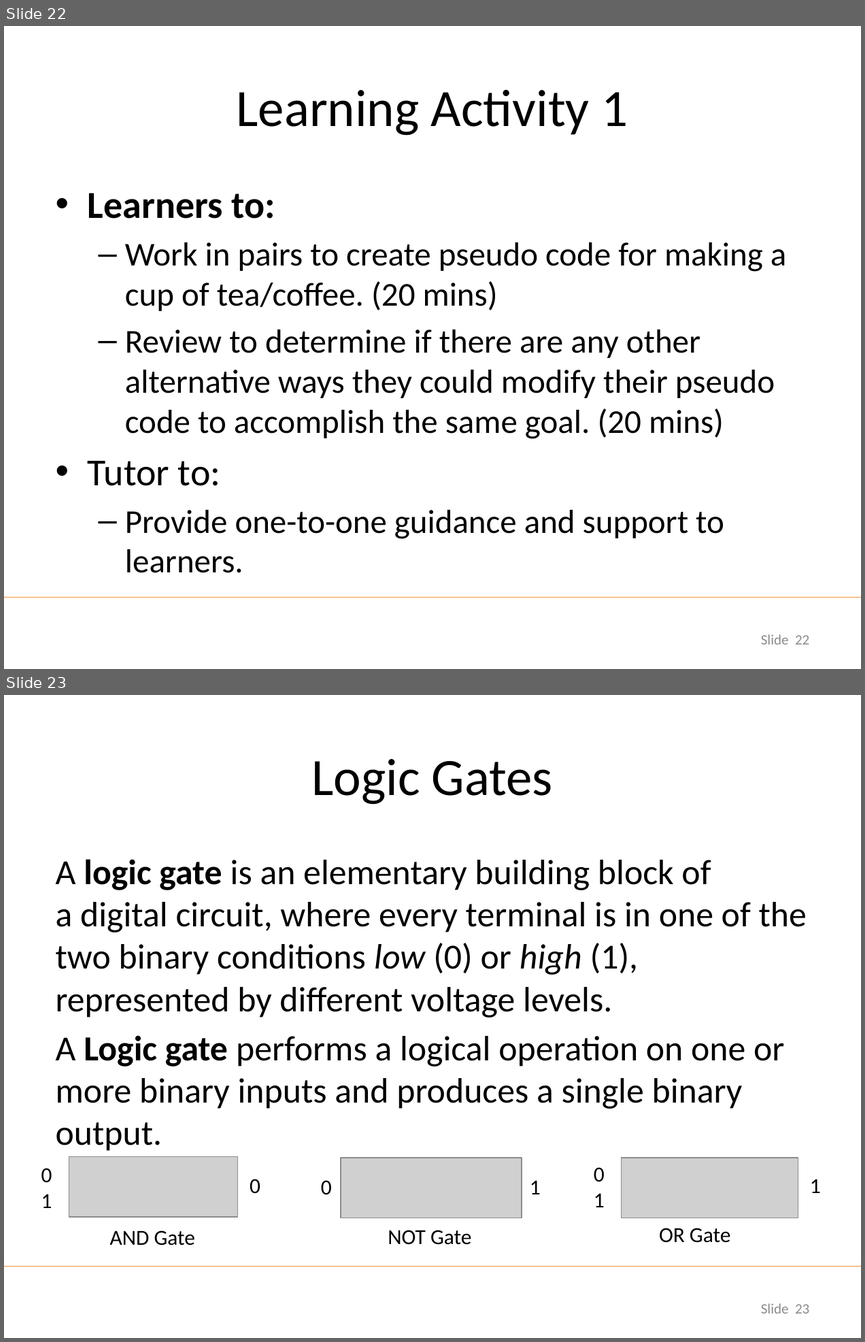
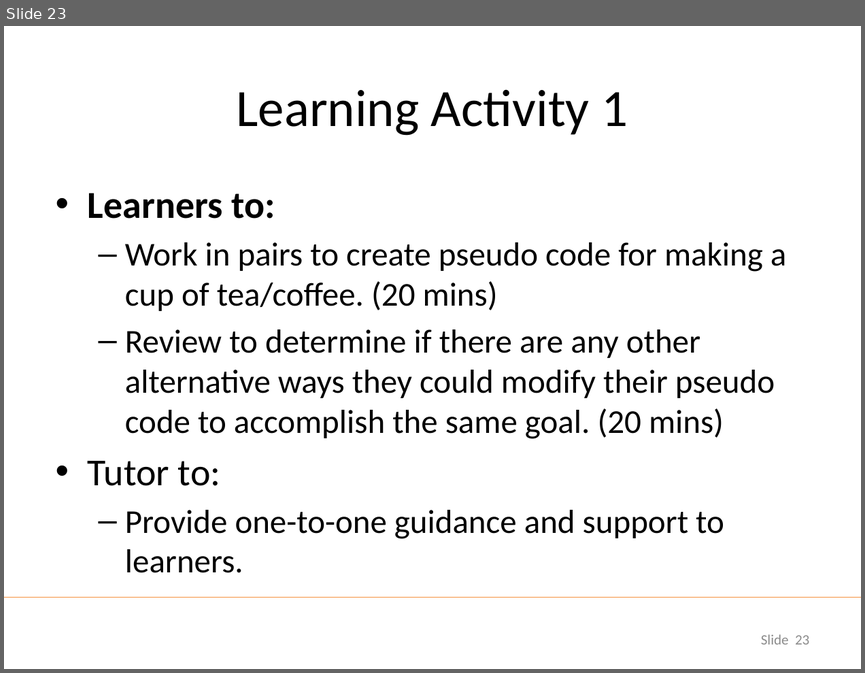
Before and after one commit to udohsolomon/lecture_slide_programming, a slide deck: week_1/Week 1 Day 1.pptx. Shown one above the other, each under a label of ours: slides 22 and 23 before the commit, slide 23 after it. The pictures are 865x1342 and 865x673 pixels, drawn with LibreOffice and Linux fonts; fonts in the diff are those of the drawing; grey boxes stand for pictures; background and template pictures are left out. Boxes give left, top, right and bottom in pixels: in the first picture for what was removed or moved away, otherwise in the second. Text is boxed around its words. In the diff, an @@ line names an element or a change of style, - is before the commit and + after.

```diff
--- a/week_1/Week 1 Day 1.pptx
+++ b/week_1/Week 1 Day 1.pptx
@@ slide 23 removed at (4, 695, 861, 1338), background picture (left out); not listed: 1 template element that a slide beside it also shows @@
@@ title removed at (311, 759, 553, 804) @@
-Logic Gates
@@ text removed at (56, 859, 806, 1151) @@
-A logic gate is an elementary building block of a digital circuit, where every terminal is in one of the two binary conditions low (0) or high (1), represented by different voltage levels.
-A Logic gate performs a logical operation on one or more binary inputs and produces a single binary output.
@@ picture removed at (69, 1156, 237, 1216) @@
@@ picture removed at (341, 1157, 521, 1218) @@
@@ picture removed at (621, 1157, 798, 1218) @@
@@ text removed at (41, 1168, 52, 1208) @@
-0
-1
@@ text removed at (249, 1178, 260, 1193) @@
-0
@@ text removed at (321, 1180, 332, 1195) @@
-0
@@ text removed at (530, 1180, 541, 1194) @@
-1
@@ text removed at (594, 1167, 604, 1207) @@
-0
-1
@@ text removed at (810, 1178, 821, 1193) @@
-1
@@ text removed at (110, 1230, 195, 1245) @@
-AND Gate
@@ text removed at (388, 1229, 472, 1244) @@
-NOT Gate
@@ text removed at (659, 1227, 730, 1242) @@
-OR Gate
@@ page number removed at (761, 1303, 809, 1313) @@
-Slide 23
@@ what was slide 22 is now slide 23 @@
@@ page number at (761, 634, 809, 644): text changed @@
-Slide 22
+Slide 23
```
Also in this commit, not shown: 2 slides added, 13 other slides removed.
